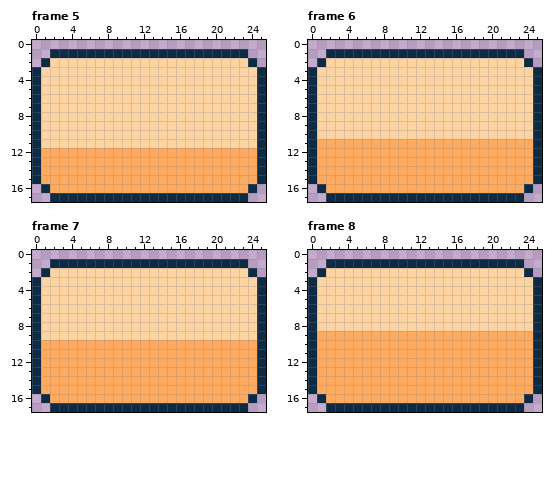
A pixel-art file gets an edit: Assets/Sprites/button_press_anim.aseprite. This is how it looked before the edit.
26x18 pixels, 15 frames. Shown: frame 5, frame 6, frame 7, frame 8. The commit also changed other frames, which this record leaves out.
Now the later version:
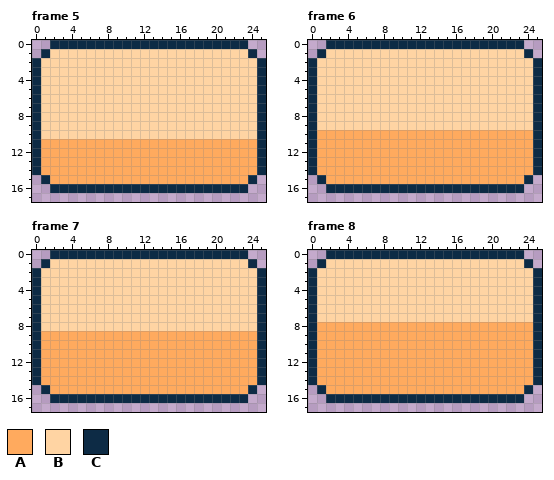
Palette (. is transparent): A #ffaa5e  B #ffd4a3  C #0d2b45
Commit: use generic button assets and specific button icons
Diff:
Frame 5:
y 0: x 2..23 ...................... -> CCCCCCCCCCCCCCCCCCCCCC
y 1: x 1..24 .CCCCCCCCCCCCCCCCCCCCCC. -> CBBBBBBBBBBBBBBBBBBBBBBC
y 2: x 0..1 .C -> CB; x 24..25 C. -> BC
y 11: x 1..24 BBBBBBBBBBBBBBBBBBBBBBBB -> AAAAAAAAAAAAAAAAAAAAAAAA
y 15: x 0..1 CA -> .C; x 24..25 AC -> C.
y 16: x 1..24 CAAAAAAAAAAAAAAAAAAAAAAC -> .CCCCCCCCCCCCCCCCCCCCCC.
y 17: x 2..23 CCCCCCCCCCCCCCCCCCCCCC -> ......................
Frame 6:
y 0: x 2..23 ...................... -> CCCCCCCCCCCCCCCCCCCCCC
y 1: x 1..24 .CCCCCCCCCCCCCCCCCCCCCC. -> CBBBBBBBBBBBBBBBBBBBBBBC
y 2: x 0..1 .C -> CB; x 24..25 C. -> BC
y 10: x 1..24 BBBBBBBBBBBBBBBBBBBBBBBB -> AAAAAAAAAAAAAAAAAAAAAAAA
y 15: x 0..1 CA -> .C; x 24..25 AC -> C.
y 16: x 1..24 CAAAAAAAAAAAAAAAAAAAAAAC -> .CCCCCCCCCCCCCCCCCCCCCC.
y 17: x 2..23 CCCCCCCCCCCCCCCCCCCCCC -> ......................
Frame 7:
y 0: x 2..23 ...................... -> CCCCCCCCCCCCCCCCCCCCCC
y 1: x 1..24 .CCCCCCCCCCCCCCCCCCCCCC. -> CBBBBBBBBBBBBBBBBBBBBBBC
y 2: x 0..1 .C -> CB; x 24..25 C. -> BC
y 9: x 1..24 BBBBBBBBBBBBBBBBBBBBBBBB -> AAAAAAAAAAAAAAAAAAAAAAAA
y 15: x 0..1 CA -> .C; x 24..25 AC -> C.
y 16: x 1..24 CAAAAAAAAAAAAAAAAAAAAAAC -> .CCCCCCCCCCCCCCCCCCCCCC.
y 17: x 2..23 CCCCCCCCCCCCCCCCCCCCCC -> ......................
Frame 8:
y 0: x 2..23 ...................... -> CCCCCCCCCCCCCCCCCCCCCC
y 1: x 1..24 .CCCCCCCCCCCCCCCCCCCCCC. -> CBBBBBBBBBBBBBBBBBBBBBBC
y 2: x 0..1 .C -> CB; x 24..25 C. -> BC
y 8: x 1..24 BBBBBBBBBBBBBBBBBBBBBBBB -> AAAAAAAAAAAAAAAAAAAAAAAA
y 15: x 0..1 CA -> .C; x 24..25 AC -> C.
y 16: x 1..24 CAAAAAAAAAAAAAAAAAAAAAAC -> .CCCCCCCCCCCCCCCCCCCCCC.
y 17: x 2..23 CCCCCCCCCCCCCCCCCCCCCC -> ......................
